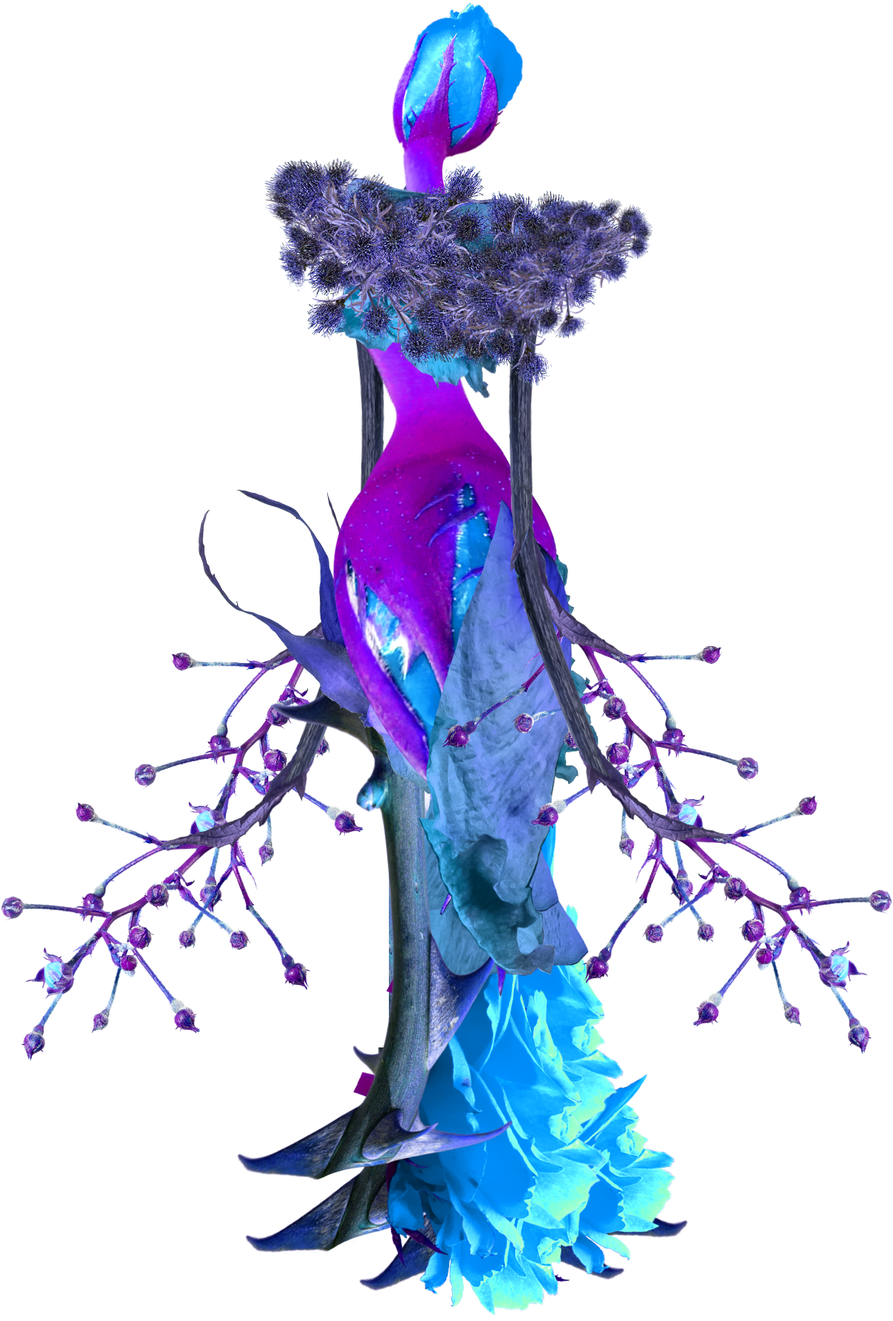
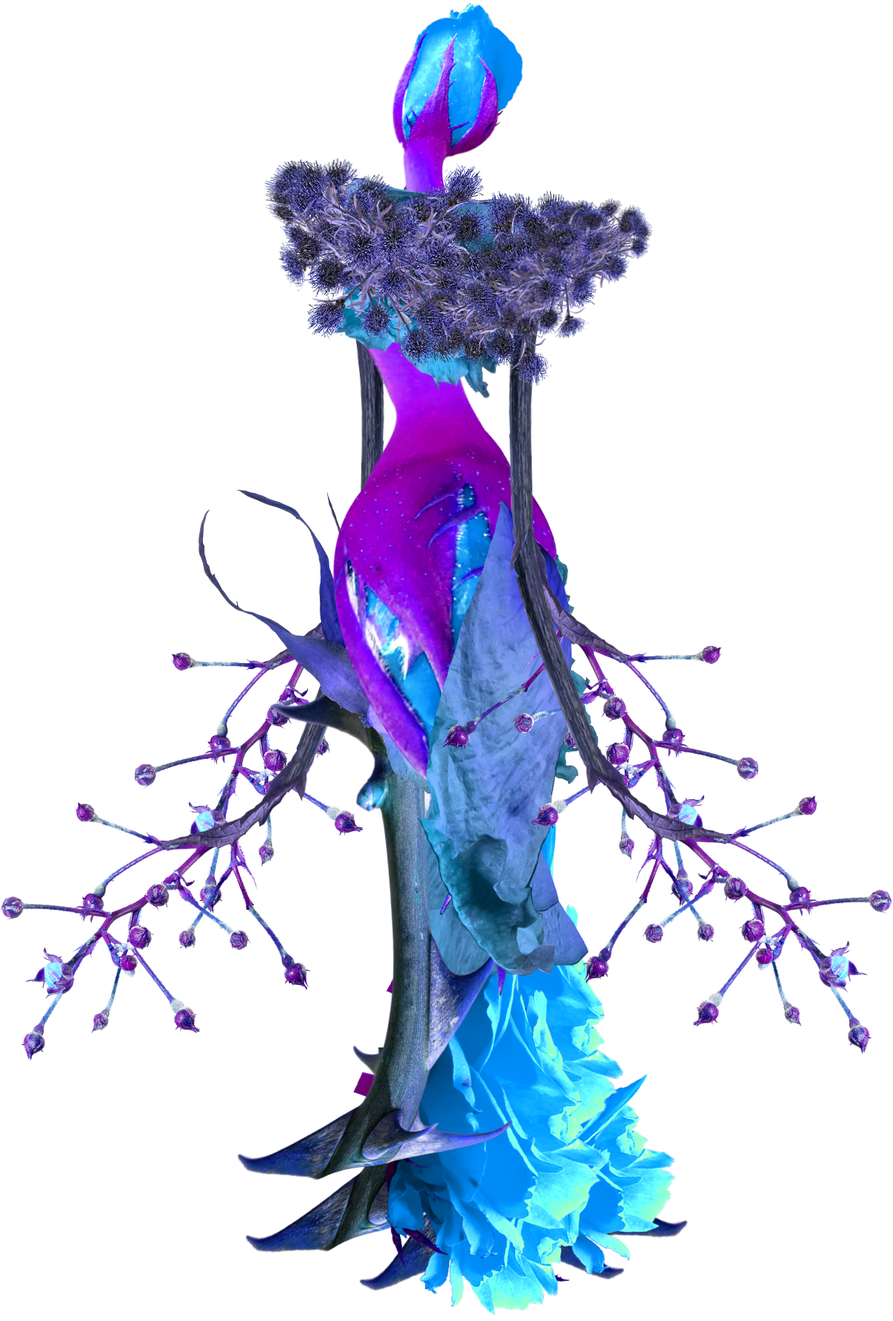
Revision of a layered 893px x 1321px image; what changed, layer by layer:
renamed "Folder 1 Copy 5" to "dress_bottom", painted on it over [388, 872, 395, 1024]
